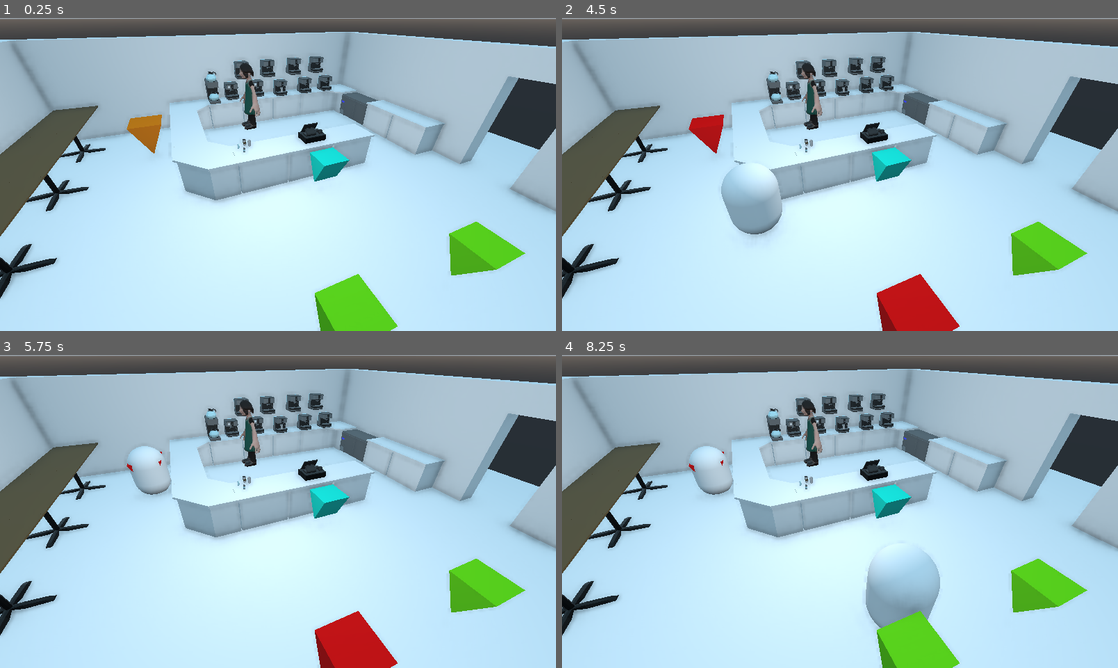
Above: before the commit, frames 1-4 (two rows, left to right).
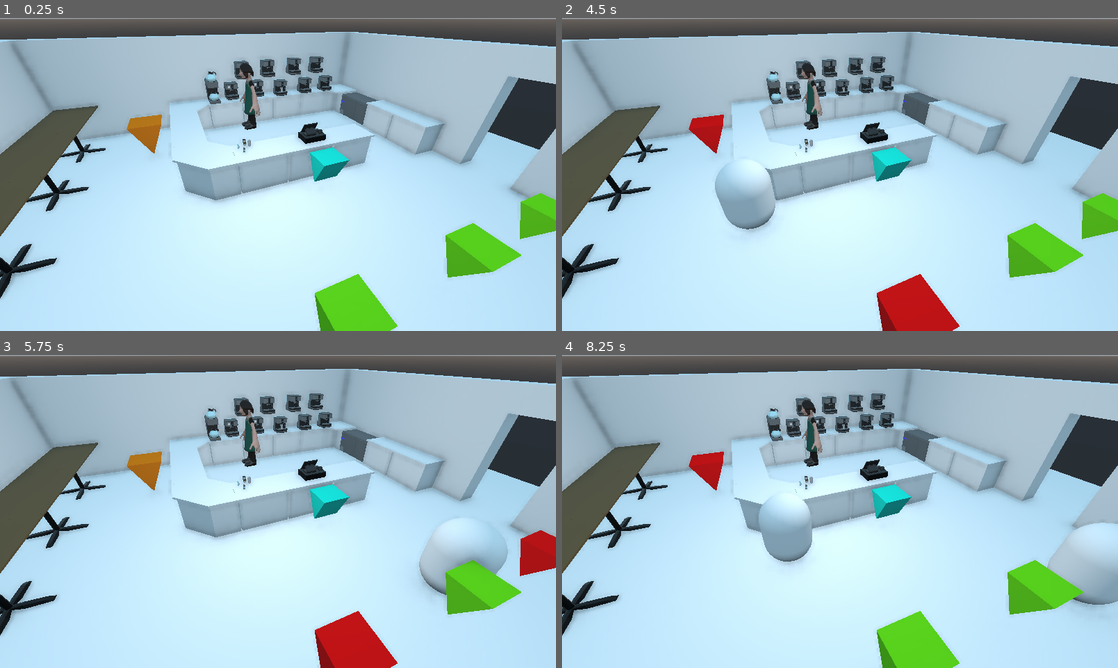
Above: after the commit, the same moments.

Repository: outfrost/ld49
Game: Godot game, scene res://level/CafeNavmesh.tscn
Two runs of this game, one before a commit and one after it. Both use one fixed random seed, a clock stepped at 60 frames per second and the inputs below. This scene is started directly instead of the project's main scene.
Inputs (mouse positions are in pixels of both pictures, inside the frame that each line leads up to):
- Up to frame 1 (0.25 s): no input
- Up to frame 2 (4.5 s): tap Enter at 0.5, 2.75 s; move the mouse to (962, 158) at 0.52 s; hold D (right) 0.53-1.28 s; tap Mouse wheel up (zoom_in) at 0.6, 2.1, 3.6 s; click (962, 158) at 0.67 s; move the mouse to (728, 190) at 1.27 s; hold S (down) 1.28-2.03 s; tap Mouse wheel down (zoom_out) at 1.35, 2.85, 4.35 s; tap Space at 2, 3.5 s; move the mouse to (895, 105) at 2.02 s; hold D (right) 2.03-2.78 s; move the mouse to (812, 237) at 2.77 s; hold W (up) 2.78-3.53 s; click (812, 237) at 2.92 s; move the mouse to (1006, 221) at 3.52 s; hold A (left) from 3.53 s (still down); move the mouse to (673, 127) at 4.27 s
- Up to frame 3 (5.75 s): move the mouse to (305, 511) at 5.02 s; release A (left) at 5.03 s; hold S (down) from 5.03 s (still down); tap Mouse wheel up (zoom_in) at 5.1 s; click (305, 511) at 5.17 s
- Up to frame 4 (8.25 s): move the mouse to (756, 433) at 5.77 s; release S (down) at 5.78 s; hold D (right) 5.78-6.53 s; tap Mouse wheel down (zoom_out) at 5.85, 7.35 s; tap Enter at 6.5 s; move the mouse to (962, 495) at 6.52 s; hold W (up) 6.53-7.28 s; tap Mouse wheel up (zoom_in) at 6.6, 8.1 s; tap Space at 7.25 s; move the mouse to (728, 527) at 7.27 s; hold D (right) 7.28-8.03 s; click (728, 527) at 7.42 s; move the mouse to (895, 442) at 8.02 s; hold S (down) from 8.03 s (still down)

The runs differ from the first frame. In frame 1, 1.1% of the frame differs, in the area x 80-100%, y 56-83%; in frame 2, 1.8%; in frame 3, 3.4%; in frame 4, 7.0%, in the area x 23-100%, y 29-88%.
Error in both runs: Invalid get index 'is_running' (on base: 'null instance'). (res://game/CameraPosition.gd:43)

Commit message:
Attempted to fix crashing, finished customer logic

Diff:
--- a/game/Game.tscn
+++ b/game/Game.tscn
@@ -20,8 +20,8 @@
 script = ExtResource( 5 )
 level_scene = ExtResource( 7 )
 skip_menus = true
-game_duration = 200
-passive_effects = [ SubResource( 3 ) ]
+game_duration = 10
+passive_effects = [ SubResource( 1 ) ]
 
 [node name="MusicPlayer" type="AudioStreamPlayer" parent="."]
 
--- a/game/autoloads/OrderRepository.gd
+++ b/game/autoloads/OrderRepository.gd
@@ -54,8 +54,9 @@
 
 #Calls any client with a matching order
 func barista_call_client_to_get_food(client_node:Spatial)->void:
-	if client_node.has_method("receive_order"):
-		client_node.call_customer_to_deliver_zone()
+	if client_node != null:
+		if client_node.has_method("receive_order"):
+			client_node.call_customer_to_deliver_zone()
 
 func generate_order(number_of_items:int, can_repeat:bool)->Array:
 	randomize()
--- a/game/customer/GenericCustomer.gd
+++ b/game/customer/GenericCustomer.gd
@@ -91,10 +91,12 @@
 	target = _get_and_allocate_spot(spots_collection.spot_names[spots_collection.waiting_spot])
 	move_to(target)
 
-func go_get_food_spot()->Spatial:
+func go_get_food_spot()->void:
+	if allocated_spot != null:
+		if allocated_spot.is_in_group(spots_collection.spot_names[spots_collection.get_food_spot]):
+			return
 	target = _get_and_allocate_spot(spots_collection.spot_names[spots_collection.get_food_spot])
 	move_to(target)
-	return target
 
 func find_seat()->void:
 	target = _get_and_allocate_spot(spots_collection.spot_names[spots_collection.drinking_spot])
@@ -151,18 +153,22 @@
 					got_food = true
 					var score = OrderRepository.compare_order(OrderRepository.barista_prepared_order, OrderRepository.get_order(self))
 					print("The customer gave a rating to the food: ", score)
-					var will_stay_or_leave = rand_range(0, 100)
-					if will_stay_or_leave < 20:
+					OrderRepository.remove_order(self)
+					var will_stay_or_leave = rand_range(100, 105)
+					if will_stay_or_leave < 10:
 						leave_and_go_away()
+						return
 					else:
 						go_waiting_spot()
+						return
 
 				if not barista_took_order:
 					current_state = states.idle
 				else:
-					current_state = states.waiting_for_order
+					if not got_food:
+						current_state = states.waiting_for_order
 				emit_signal("started_idling")
-				if allocated_spot.is_in_group("exit_spot"):
+				if target and target.is_in_group("exit_spot"):
 					emit_signal("despawning", self)
 					call_deferred("queue_free")
 				if allocated_spot.is_in_group(spots_collection.spot_names[spots_collection.ask_food_spot]):
--- a/level/CafeNavmesh.tscn
+++ b/level/CafeNavmesh.tscn
@@ -29,9 +29,12 @@
 transform = Transform( 0.29619, 0, 0, 0, 0.29619, 0, 0, 0, 0.29619, 2.98147, 0.735948, 0.38408 )
 
 [node name="DrinkingSpot2" parent="Navigation" index="1" instance=ExtResource( 3 )]
-transform = Transform( 0.29619, 0, 0, 0, 0.29619, 0, 0, 0, 0.29619, 2.98147, 0.735948, -1.77584 )
+transform = Transform( 0.29619, 0, 0, 0, 0.29619, 0, 0, 0, 0.29619, 2.98147, 0.735948, -1.70154 )
 
-[node name="NavigationMeshInstance" type="NavigationMeshInstance" parent="Navigation" index="2"]
+[node name="DrinkingSpot3" parent="Navigation" index="2" instance=ExtResource( 3 )]
+transform = Transform( 0.29619, 0, 0, 0, 0.29619, 0, 0, 0, 0.29619, 2.98147, 0.735948, -3.48682 )
+
+[node name="NavigationMeshInstance" type="NavigationMeshInstance" parent="Navigation" index="3"]
 visible = false
 navmesh = SubResource( 1 )
 
@@ -74,23 +77,23 @@
 mesh = SubResource( 4 )
 material/0 = null
 
-[node name="CustomerSpawner" parent="Navigation" index="3" instance=ExtResource( 4 )]
+[node name="CustomerSpawner" parent="Navigation" index="4" instance=ExtResource( 4 )]
 customer_scenes = [ ExtResource( 5 ) ]
 
-[node name="SpawnSpot" parent="Navigation" index="4" instance=ExtResource( 2 )]
+[node name="SpawnSpot" parent="Navigation" index="5" instance=ExtResource( 2 )]
 transform = Transform( 0.623337, 0, 0, 0, 1, 0, 0, 0, 0.459076, 9.79864, 1.67883, 19.1289 )
 
-[node name="SpawnSpot2" parent="Navigation" index="5" instance=ExtResource( 2 )]
+[node name="SpawnSpot2" parent="Navigation" index="6" instance=ExtResource( 2 )]
 transform = Transform( 0.623337, 0, 0, 0, 1, 0, 0, 0, 0.459076, -10.1762, 1.67883, 19.1289 )
 
-[node name="SpawnSpot3" parent="Navigation" index="6" instance=ExtResource( 2 )]
+[node name="SpawnSpot3" parent="Navigation" index="7" instance=ExtResource( 2 )]
 transform = Transform( 0.623337, 0, 0, 0, 1, 0, 0, 0, 0.459076, -6.79502, 1.67883, 36.345 )
 
-[node name="ExitSpot" parent="Navigation" index="7" instance=ExtResource( 6 )]
+[node name="ExitSpot" parent="Navigation" index="8" instance=ExtResource( 6 )]
 transform = Transform( 1, 0, 0, 0, 1, 0, 0, 0, 1, 0, 0, 34.6198 )
 
-[node name="AskFoodSpot" parent="Navigation" index="8" instance=ExtResource( 7 )]
+[node name="AskFoodSpot" parent="Navigation" index="9" instance=ExtResource( 7 )]
 transform = Transform( 0.326376, 0, 0, 0, 0.326376, 0, 0, 0, 0.326376, 0, 0.549713, -1.28215 )
 
-[node name="GetFoodSpot" parent="Navigation" index="9" instance=ExtResource( 8 )]
+[node name="GetFoodSpot" parent="Navigation" index="10" instance=ExtResource( 8 )]
 transform = Transform( -1.92617e-08, 0, -0.440657, 0, 0.440657, 0, 0.440657, 0, -1.92617e-08, -3.66272, 0.547837, 2.74309 )
--- a/project.godot
+++ b/project.godot
@@ -138,7 +138,7 @@
 right={
 "deadzone": 0.5,
 "events": [ Object(InputEventKey,"resource_local_to_scene":false,"resource_name":"","device":0,"alt":false,"shift":false,"control":false,"meta":false,"command":false,"pressed":false,"scancode":68,"unicode":0,"echo":false,"script":null)
-, Object(InputEventKey,"resource_local_to_scene":false,"resource_name":"","device":0,"alt":false,"shift":false,"control":false,"meta":false,"command":false,"pressed":false,"scancode":16777233,"unicode":0,"echo":false,"script":null)
+, Object(InputEventKey,"resource_local_to_scene":false,"resource_name":"","device":0,"alt":false,"shift":false,"control":false,"meta":false,"command":false,"pressed":false,"scancode":16777234,"unicode":0,"echo":false,"script":null)
  ]
 }
 
Not shown: 1 places in game/Game.tscn that only renumber resources
